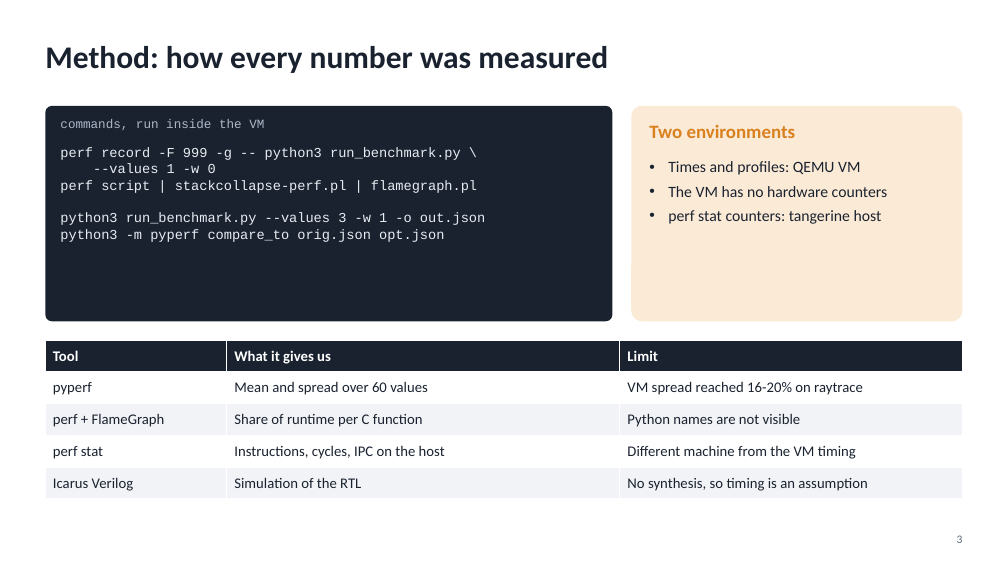
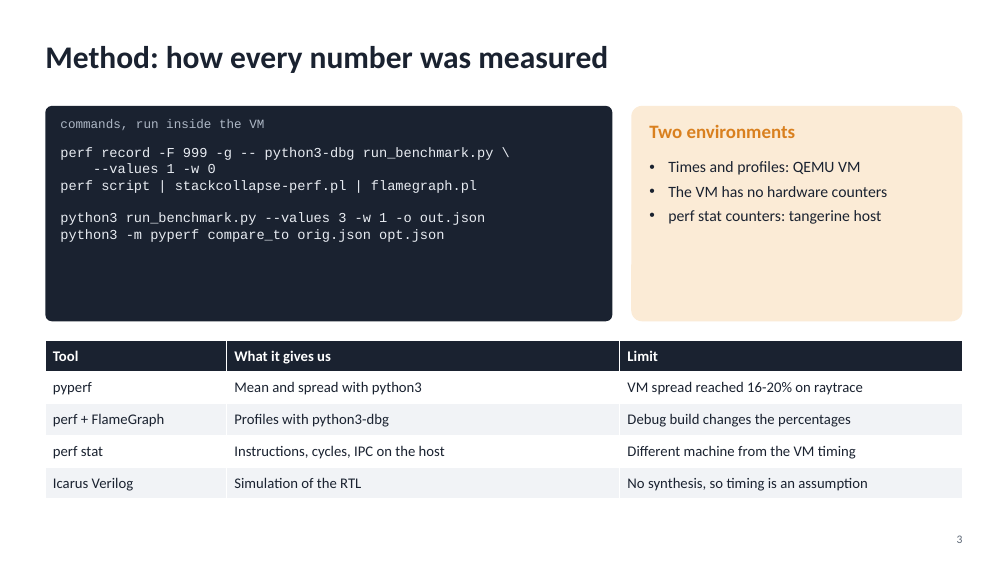
Before and after one commit to muhameedm/hw-sw-codesign-project, a slide deck: slide 3 of presentation/presentation.pptx. Drawn at 1008x567 pixels with LibreOffice and Linux fonts; fonts in the diff are those of the drawing. Boxes give left, top, right and bottom in pixels: in the first picture for what was removed or moved away, otherwise in the second. Text is boxed around its words. In the diff, an @@ line names an element or a change of style, - is before the commit and + after.

Commit message:
Update the presentation with the final measurements
Use the python3-dbg profiles and the host measurement of f.

```diff
--- a/presentation/presentation.pptx
+++ b/presentation/presentation.pptx
@@ text at [60, 147, 494, 160]: text changed @@
-perf record -F 999 -g -- python3 run_benchmark.py \
+perf record -F 999 -g -- python3-dbg run_benchmark.py \
@@ table at [45, 340, 963, 499] @@
-row 2, column 2: Mean and spread over 60 values
+row 2, column 2: Mean and spread with python3
-row 3, column 2: Share of runtime per C function
+row 3, column 2: Profiles with python3-dbg
-row 3, column 3: Python names are not visible
+row 3, column 3: Debug build changes the percentages
```
Also in this commit, not shown: 10 other slides changed, 5 other files.
